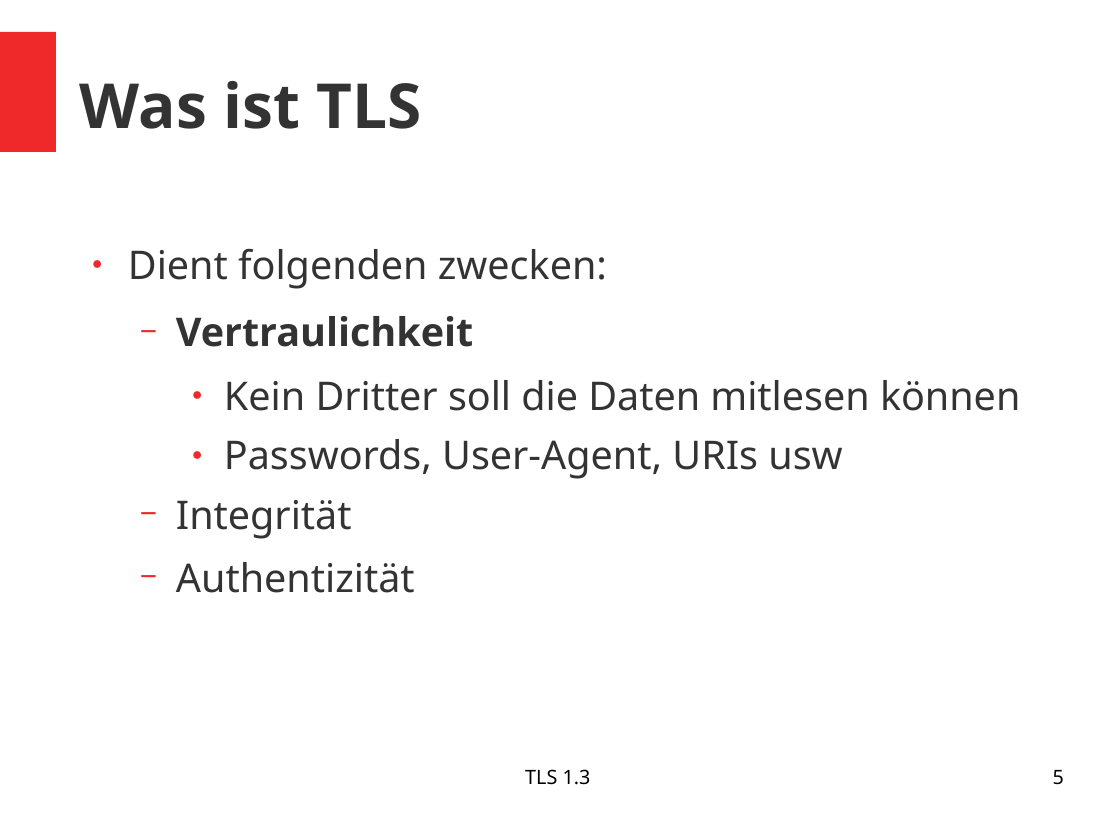
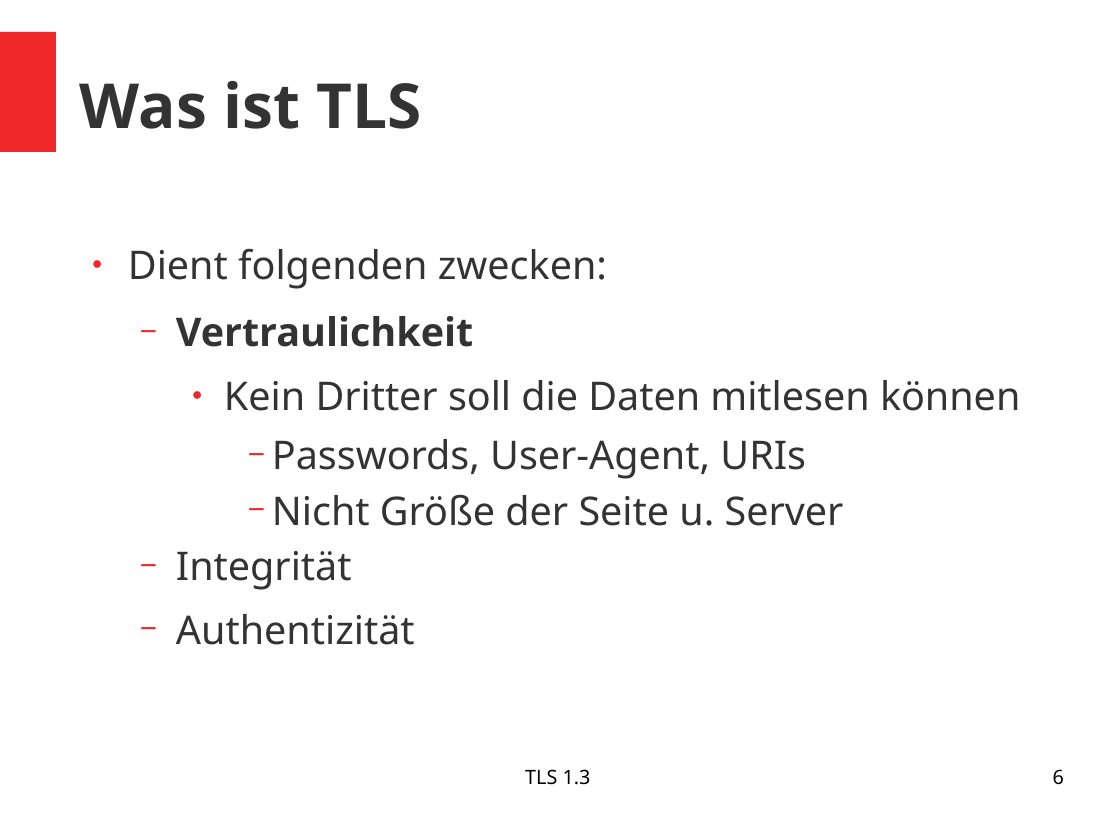
Before and after one commit to pchr8/rn-project, a slide deck: slide 6 of rnp/beleg/presentation.odp (slide 5 before the commit). Drawn at 1120x840 pixels with LibreOffice and Linux fonts; fonts in the diff are those of the drawing. Boxes give left, top, right and bottom in pixels: in the first picture for what was removed or moved away, otherwise in the second. Text is boxed around its words. In the diff, an @@ line names an element or a change of style, - is before the commit and + after.

```diff
--- a/rnp/beleg/presentation.odp
+++ b/rnp/beleg/presentation.odp
@@ text at [272, 439, 844, 526]: text changed @@
-    ● Passwords, User-Agent, URIs usw
+      − Passwords, User-Agent, URIs
+      − Nicht Größe der Seite u. Server
@@ page number at [1053, 769, 1064, 785]: text changed @@
-5
+6
```
Also in this commit, not shown: 2 other slides changed, 9 slides added, 3 other files.
